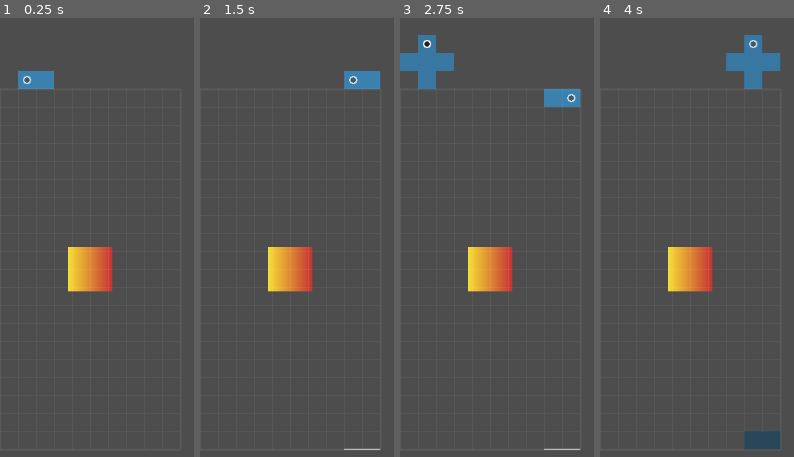
Above: before the commit, frames 1-4 (left to right).
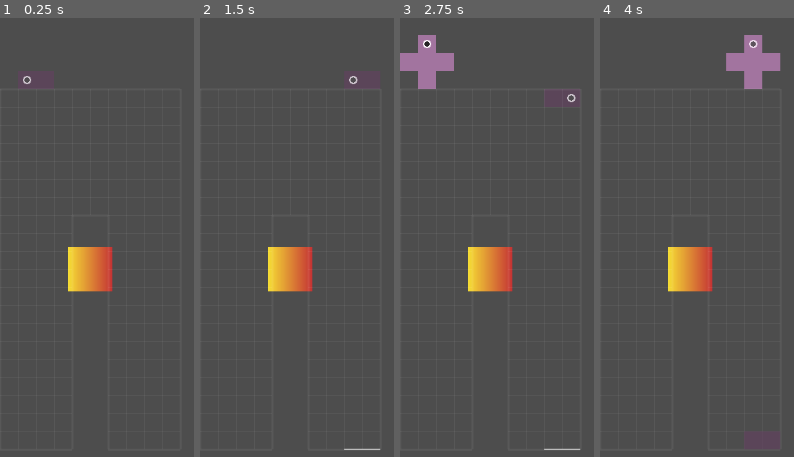
Above: after the commit, the same moments.

Repository: michaellawson96/Polyomino
Game: Godot game, scene res://scenes/Main.tscn
Same seed, same stepped clock (60 frames per second), same inputs: the game is played once before the commit and once after it.
Inputs (mouse positions are in pixels of both pictures, inside the frame that each line leads up to):
- Up to frame 1 (0.25 s): no input
- Up to frame 2 (1.5 s): move the mouse to (outside the picture) at 0.52 s; hold Right (ui_right) 0.53-1.25 s; hold C (flip_h) 0.53-1.25 s; click (outside the picture) at 0.67 s; drag from (outside the picture) to (outside the picture) at 1.27 s
- Up to frame 3 (2.75 s): tap Enter at 2 s; move the mouse to (outside the picture) at 2.02 s; hold Right (ui_right) from 2.03 s (still down); hold V (origin_next) from 2.03 s (still down)
- Up to frame 4 (4 s): release Right (ui_right) at 2.75 s; release V (origin_next) at 2.75 s; tap Space (hard_drop) at 2.75 s; drag from (outside the picture) to (759, 176) at 2.77 s; move the mouse to (outside the picture) at 3.52 s; hold Left (ui_left) from 3.53 s (still down); hold X (rotate_cw) from 3.53 s (still down)

The runs differ from the first frame. In frame 1, 0.7% of the frame differs, in the area x 9-28%, y 12-17%; in frame 2, 0.7%; in frame 3, 2.6%; in frame 4, 2.7%, in the area x 64-94%, y 3-99%.

Commit message:
PTP7 Step 2.1 - Bugfixes for step 2

Diff:
--- a/resources/default_battle_config.tres
+++ b/resources/default_battle_config.tres
@@ -1,12 +1,11 @@
-[gd_resource type="BattleConfig" script_class="BattleConfig" load_steps=2 format=3 uid="uid://yj7mqbmr7bf"]
+[gd_resource type="Resource" script_class="BattleConfig" load_steps=2 format=3 uid="uid://t3o7tyxu71jc"]
 
 [ext_resource type="Script" path="res://scripts/battle/BattleConfig.gd" id="1"]
 
 [resource]
-resource_local_to_scene = false
-resource_name = ""
 script = ExtResource("1")
 notes = "Default battle config (stub)."
-piece_base_color = Color(0.2, 0.65, 0.95, 1)
+piece_base_color = Color(0.773063, 0.510796, 0.756651, 1)
 shade_min = 0.35
 shade_max = 0.85
+forced_piece_colors = {}
--- a/scenes/BattleScene.tscn
+++ b/scenes/BattleScene.tscn
@@ -25,7 +25,6 @@
 texture = SubResource("GT1")
 
 [node name="Board" parent="." instance=ExtResource("2")]
-modulate = Color(1, 1, 1, 1)
 
 [node name="UIRoot" type="CanvasLayer" parent="."]
 layer = 100
--- a/scripts/Board.gd
+++ b/scripts/Board.gd
@@ -379,7 +379,16 @@
 		_coerce_piece_into_horizontal_bounds(p)
 
 func _spawn_from_id(id: String, use_precontrol: bool = true) -> void:
-	var s: Dictionary = POLY_DATA.get_shape_with_color(id)
+	var polyblocks := POLY_DATA.get_blocks(id)
+	if polyblocks.is_empty():
+		return
+	var polycolor: Color = Color(0.20, 0.65, 0.95, 1.0)
+	if typeof(Palette) != TYPE_NIL:
+		polycolor = Palette.color_for_shape_key(id)
+	var s: Dictionary = {}
+	s["id"] = id
+	s["blocks"] = polyblocks
+	s["color"] = polycolor
 	if s.is_empty():
 		push_warning("Unknown shape id: %s" % id)
 		return
@@ -971,14 +980,21 @@
 	_spawn_from_id(_bag_next(),true)
 	return true
 
-func setup_with_mask(png_path:String, cs:int, bag_ids:Array[String], rng_seed:int=0)->bool:
-	var low:=png_path.to_lower()
-	if not low.ends_with(".png"):
-		return false
-	var img:Image=Image.new()
-	var err:int=img.load(png_path)
-	if err!=OK:
-		return false
+func setup_with_mask(mask_path:String, cs:int, bag_ids:Array[String], rng_seed:int=0)->bool:
+	var img: Image = null
+	var res: Resource = load(mask_path)
+	if res is Texture2D:
+		img = (res as Texture2D).get_image()
+	elif res is Image:
+		img = res as Image
+	else:
+		var tmp := Image.new()
+		var err: int = tmp.load(mask_path)
+		if err == OK:
+			img = tmp
+		else:
+			push_error("Failed to load mask: " + str(mask_path))
+			return false
 	board_width=img.get_width()
 	board_height=img.get_height()
 	cell_size=cs
--- a/scripts/PolyominoData.gd
+++ b/scripts/PolyominoData.gd
@@ -28,29 +28,6 @@
 			return s
 	return {}
 
-const PALETTE: Array[Color] = [
-	Color8( 66, 135, 245),
-	Color8(245, 130,  48),
-	Color8( 60, 180,  75),
-	Color8(145,  30, 180),
-	Color8(240,  50, 230),
-	Color8(128, 128,   0),
-	Color8( 70, 240, 240),
-	Color8(230,  25,  75),
-]
-
-static func get_color(id: String) -> Color:
-	var idx: int = abs(hash(id)) % PALETTE.size()
-	return PALETTE[idx]
-
-static func get_shape_with_color(id: String) -> Dictionary:
-	var s := get_shape(id)
-	if s.is_empty():
-		return {}
-	var out := s.duplicate(true)
-	out["color"] = get_color(id)
-	return out
-
 static func get_blocks(id: String) -> Array[Vector2]:
 	var s := get_shape(id)
 	if s.is_empty():
@@ -65,7 +42,7 @@
 func color_for_shape_key(key: String) -> Color:
 	if typeof(Palette) != TYPE_NIL:
 		return Palette.color_for_shape_key(key)
-	return Color.from_hsv(float((abs(int(hash(key))) % 360)) / 360.0, 0.7, 0.9, 1.0)
+	return Color(0.20, 0.65, 0.95, 1.0)
 
 func get_color_for_shape_key(key: String) -> Color:
 	return color_for_shape_key(key)
--- a/scripts/battle/BattleConfig.gd
+++ b/scripts/battle/BattleConfig.gd
@@ -1,7 +1,8 @@
 extends Resource
 class_name BattleConfig
 
-@export var notes: String = "Stub config for future battle parameters."
+@export var notes: String = "Battle config"
 @export var piece_base_color: Color = Color(0.20, 0.65, 0.95, 1.0)
 @export var shade_min: float = 0.35
 @export var shade_max: float = 0.85
+@export var forced_piece_colors: Dictionary = {}
--- a/scripts/battle/BattleScene.gd
+++ b/scripts/battle/BattleScene.gd
@@ -17,9 +17,54 @@
 		_effects.attach_board(_board)
 	if _audio != null and _audio.has_method("attach_board"):
 		_audio.attach_board(_board)
+	if battle_config == null:
+		var res: Resource = load("res://resources/default_battle_config.tres")
+		if res is BattleConfig:
+			battle_config = res
+	var ids_pre: Array[String] = []
+	for d in POLY_DATA.get_all():
+		ids_pre.append(String(d["id"]))
+	_apply_battle_palette_overrides_with_ids(ids_pre)
 	_setup_board_via_mask()
 	_apply_battle_palette_overrides()
 	call_deferred("_position_enemy_placeholder")
+
+func _apply_battle_palette_overrides() -> void:
+	var ids: Array[String] = []
+	if _board != null and _board.has_method("get_bag_ids"):
+		var v: Variant = _board.call("get_bag_ids")
+		if v is Array:
+			for x in v:
+				ids.append(String(x))
+	if ids.is_empty():
+		for d in POLY_DATA.get_all():
+			ids.append(String(d["id"]))
+	_apply_battle_palette_overrides_with_ids(ids)
+
+func _apply_battle_palette_overrides_with_ids(ids: Array[String]) -> void:
+	var min_v: float = 0.35
+	var max_v: float = 0.85
+	var hue: Color = Color(0.20, 0.65, 0.95, 1.0)
+	var forced: Dictionary = {}
+	if battle_config != null:
+		hue = battle_config.piece_base_color
+		min_v = clamp(battle_config.shade_min, 0.0, 1.0)
+		max_v = clamp(battle_config.shade_max, 0.0, 1.0)
+		forced = battle_config.forced_piece_colors
+	if max_v < min_v:
+		var t: float = min_v
+		min_v = max_v
+		max_v = t
+	var count: int = ids.size()
+	if count < 1:
+		count = 1
+	var levels: Array[float] = _equidistant_shades(min_v, max_v, count)
+	if typeof(Palette) != TYPE_NIL:
+		Palette.set_runtime_piece_base_color(hue)
+		Palette.set_runtime_shades(levels)
+		Palette.set_runtime_shade_index_map(ids)
+		if forced.size() > 0:
+			Palette.set_runtime_forced_colors(forced)
 
 func _setup_board_via_mask() -> void:
 	if _board == null:
@@ -30,7 +75,7 @@
 	var cell_size: int = 26
 	var padding_cells: int = _compute_top_padding_cells()
 	_board.position = Vector2(0, float(padding_cells * cell_size))
-	var ok: bool = _board.setup_with_mask("res://masks/10x20.png", cell_size, ids, 0)
+	var ok: bool = _board.setup_with_mask("res://masks/n.png", cell_size, ids, 0)
 	if not ok:
 		push_error("Board setup_with_mask failed")
 
@@ -40,36 +85,6 @@
 		for off in s["blocks"]:
 			max_y = max(max_y, int(off.y))
 	return max_y + 1
-
-func _apply_battle_palette_overrides() -> void:
-	if _board == null:
-		return
-	var ids: Array[String] = []
-	if _board.has_method("get_bag_ids"):
-		var v: Variant = _board.call("get_bag_ids")
-		if v is Array:
-			for x in v:
-				ids.append(String(x))
-	if ids.is_empty():
-		for d in POLY_DATA.get_all():
-			ids.append(String(d["id"]))
-	var min_v: float = 0.35
-	var max_v: float = 0.85
-	if battle_config != null:
-		min_v = clamp(battle_config.shade_min, 0.0, 1.0)
-		max_v = clamp(battle_config.shade_max, 0.0, 1.0)
-	if max_v < min_v:
-		var t: float = min_v
-		min_v = max_v
-		max_v = t
-	var count: int = max(1, ids.size())
-	var levels: Array[float] = _equidistant_shades(min_v, max_v, count)
-	if battle_config != null:
-		Palette.set_runtime_piece_base_color(battle_config.piece_base_color)
-	else:
-		Palette.set_runtime_piece_base_color(Color(0.20, 0.65, 0.95, 1.0))
-	Palette.set_runtime_shades(levels)
-	Palette.set_runtime_shade_index_map(ids)
 
 func _equidistant_shades(min_v: float, max_v: float, n: int) -> Array[float]:
 	var out: Array[float] = []
--- a/scripts/singletons/PaletteService.gd
+++ b/scripts/singletons/PaletteService.gd
@@ -11,6 +11,7 @@
 var _rt_piece_base_color: Color = Color.WHITE
 var _rt_shade_levels: Array[float] = []
 var _rt_shade_index_for_key: Dictionary = {}
+var _rt_forced_colors: Dictionary = {}
 
 func _ready() -> void:
 	if typeof(Settings) != TYPE_NIL:
@@ -35,10 +36,15 @@
 		_rt_shade_index_for_key[ids[i]] = i
 	emit_signal("palette_changed", current())
 
+func set_runtime_forced_colors(dict: Dictionary) -> void:
+	_rt_forced_colors = dict.duplicate()
+	emit_signal("palette_changed", current())
+
 func clear_runtime_overrides() -> void:
 	_rt_piece_base_color_set = false
 	_rt_shade_levels.clear()
 	_rt_shade_index_for_key.clear()
+	_rt_forced_colors.clear()
 	emit_signal("palette_changed", current())
 
 func _on_settings_reloaded(_cfg) -> void:
@@ -71,6 +77,12 @@
 	return _palette
 
 func color_for_shape_key(key: String) -> Color:
+	# 1) Explicit per-piece override wins
+	if _rt_forced_colors.has(key):
+		var cvar: Variant = _rt_forced_colors[key]
+		if cvar is Color:
+			return cvar
+	# 2) Single hue + shades (canonical)
 	var base: Color = _piece_base_hue()
 	var levels: Array[float] = _shade_levels()
 	if levels.is_empty():
@@ -85,19 +97,23 @@
 
 
 func _piece_base_hue() -> Color:
+	# battle-provided runtime hue
 	if _rt_piece_base_color_set:
 		return _rt_piece_base_color
+	# palette file optional default (kept for ghost/grid cohesion)
 	var pal: PaletteData = current()
 	if pal != null:
 		var c_var: Variant = pal.get("piece_base_color")
 		if c_var is Color:
-			var c: Color = c_var
-			return c
+			return c_var
+	# safe fallback hue
 	return Color(0.20, 0.65, 0.95, 1.0)
 
 func _shade_levels() -> Array[float]:
+	# battle-provided levels
 	if _rt_shade_levels.size() > 0:
 		return _rt_shade_levels
+	# palette file optional default (kept for theming)
 	var pal: PaletteData = current()
 	if pal != null:
 		var v: Variant = pal.get("shade_levels")
@@ -108,6 +124,7 @@
 				out.append(float(arr[i]))
 			if out.size() > 0:
 				return out
+	# crisp defaults
 	return [0.30, 0.42, 0.54, 0.66, 0.78, 0.90]
 
 
--- a/scripts/ui/DebugPanel.gd
+++ b/scripts/ui/DebugPanel.gd
@@ -71,8 +71,8 @@
 	_on_cfg(Settings.get_cfg())
 
 func _on_palette_selected(index:int) -> void:
-	var name:=("Default" if index==0 else "High Contrast")
-	if typeof(Settings)!=TYPE_NIL: Settings.set_value("palette",name)
+	var entry_name:=("Default" if index==0 else "High Contrast")
+	if typeof(Settings)!=TYPE_NIL: Settings.set_value("palette",entry_name)
 
 func _on_hard_toggled(pressed:bool) -> void:
 	if typeof(Settings)!=TYPE_NIL: Settings.set_value("hard_drop_enabled",pressed)
Not shown: 1 places in scenes/BattleScene.tscn that only renumber resources
